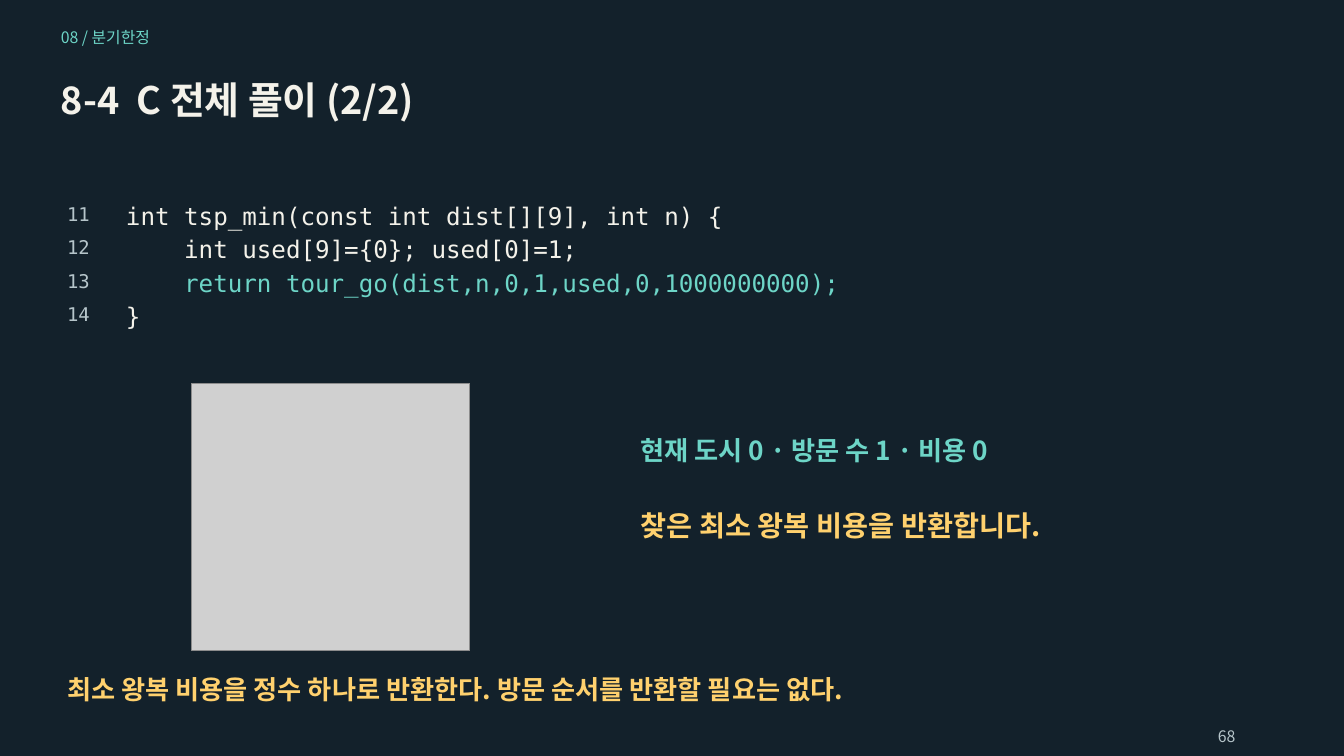
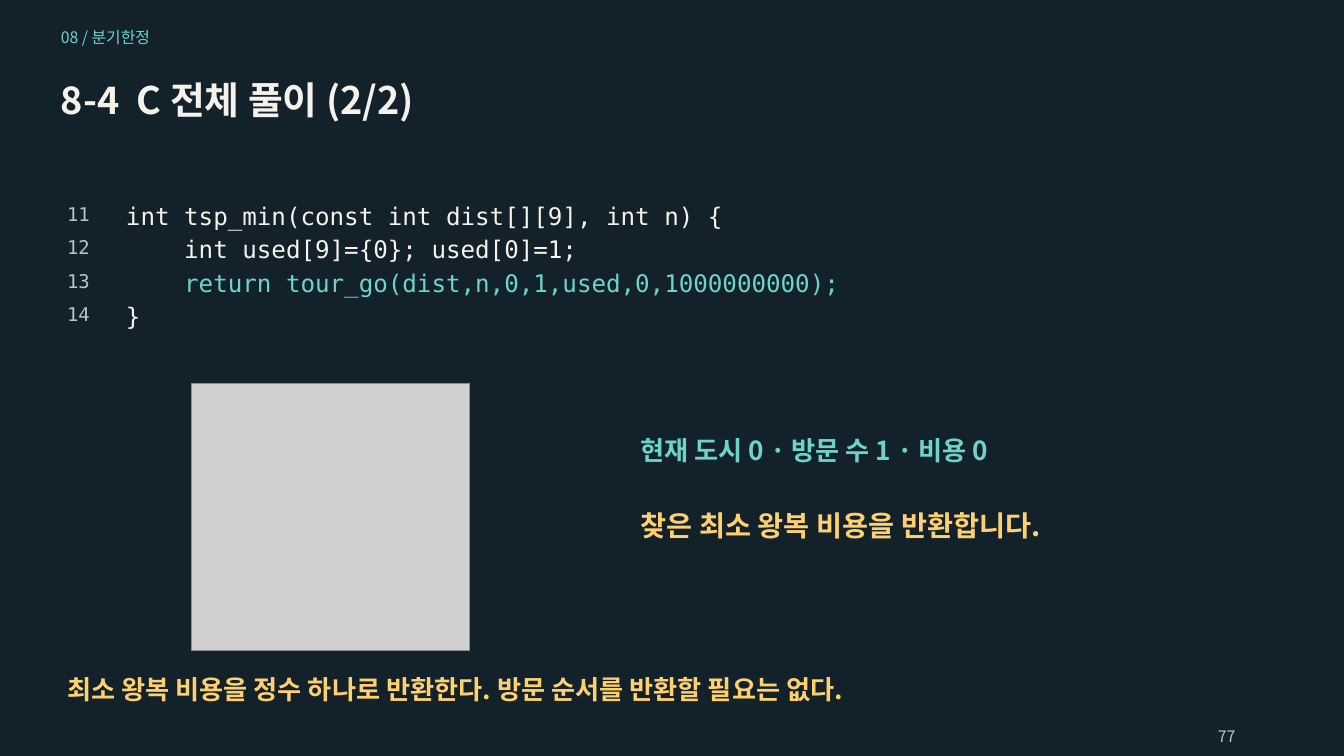
Before and after one commit to Sangdon-Park/Sangdon-Park.github.io, a slide deck: slide 77 of data/알고리즘/8장_분기한정_기법.pptx (slide 68 before the commit). Drawn at 1344x756 pixels with LibreOffice and Linux fonts; fonts in the diff are those of the drawing; grey boxes stand for pictures. Boxes give left, top, right and bottom in pixels: in the first picture for what was removed or moved away, otherwise in the second. Text is boxed around its words. In the diff, an @@ line names an element or a change of style, - is before the commit and + after.

```diff
--- a/data/알고리즘/8장_분기한정_기법.pptx
+++ b/data/알고리즘/8장_분기한정_기법.pptx
@@ text at [1218,730,1236,742]: text changed @@
-68
+77
```
Also in this commit, not shown: 53 other slides changed, 12 slides added, 3 slides removed, 4 other files.
